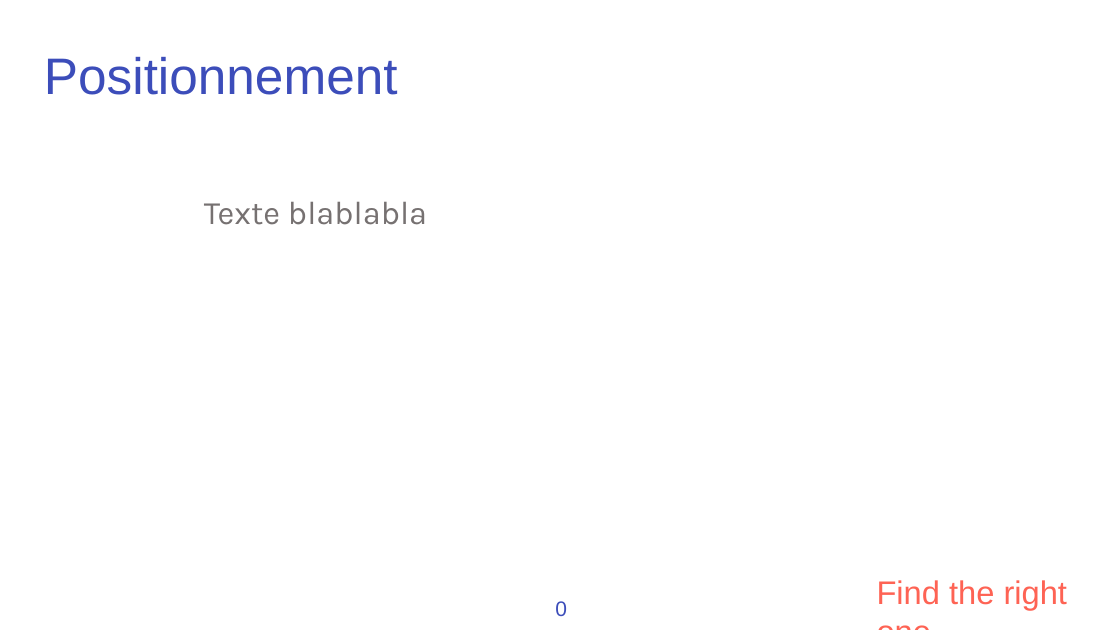
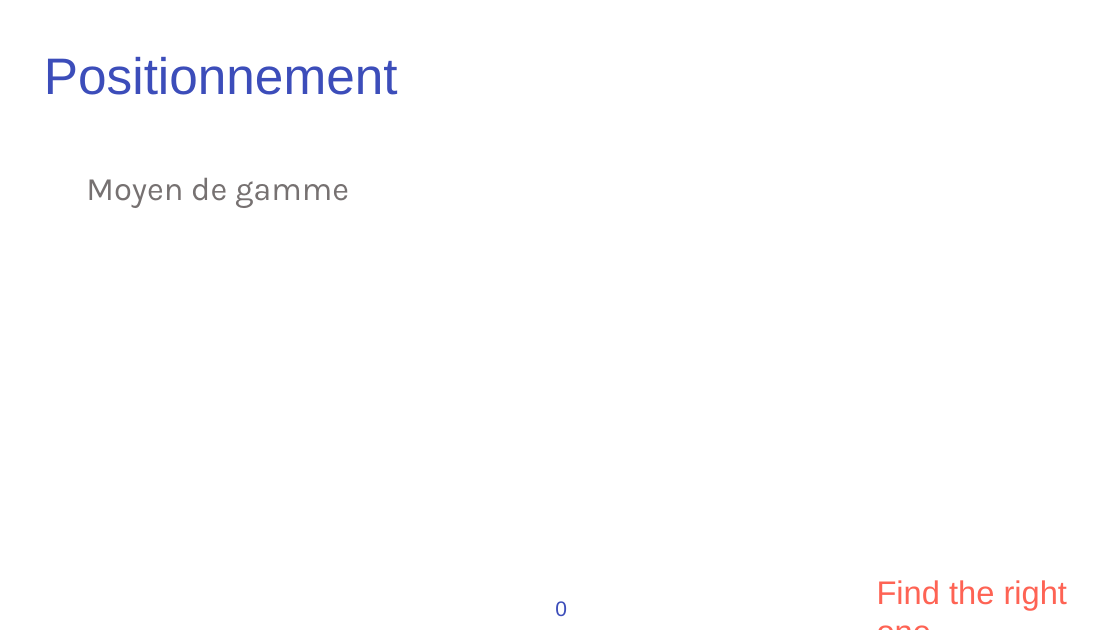
Before and after one commit to solown/ServeurWEB_PROJET, a slide deck: slide 6 of presentation/fr81.pptx. Drawn at 1120x630 pixels with LibreOffice and Linux fonts; fonts in the diff are those of the drawing; background and template pictures are left out. Boxes give left, top, right and bottom in pixels: in the first picture for what was removed or moved away, otherwise in the second. Text is boxed around its words. In the diff, an @@ line names an element or a change of style, - is before the commit and + after.

```diff
--- a/presentation/fr81.pptx
+++ b/presentation/fr81.pptx
@@ text at [86, 178, 349, 208]: text changed @@
-Texte blablabla
+Moyen de gamme
```
Also in this commit, not shown: 5 other slides changed, 3 slides added.
